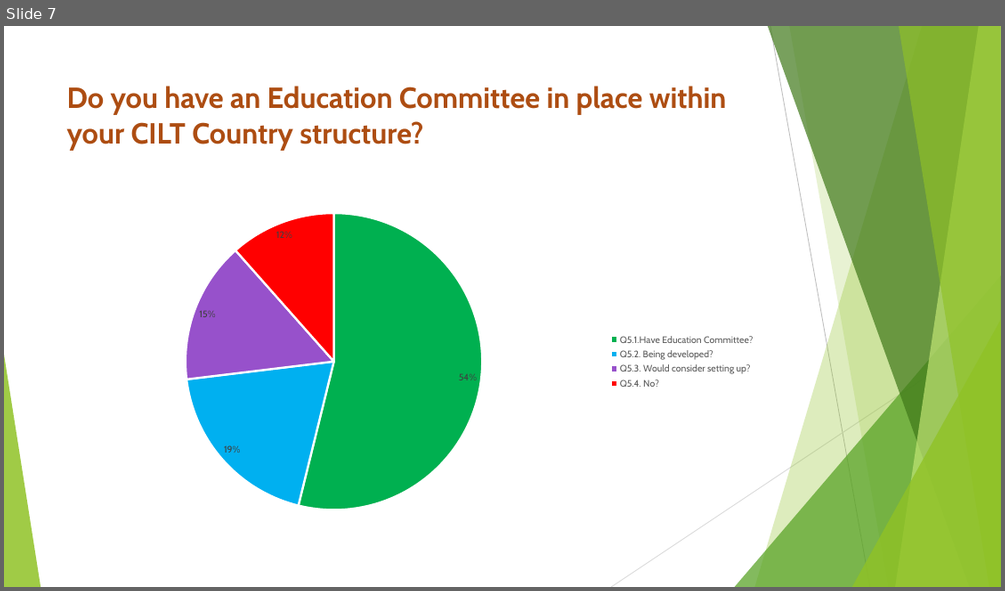
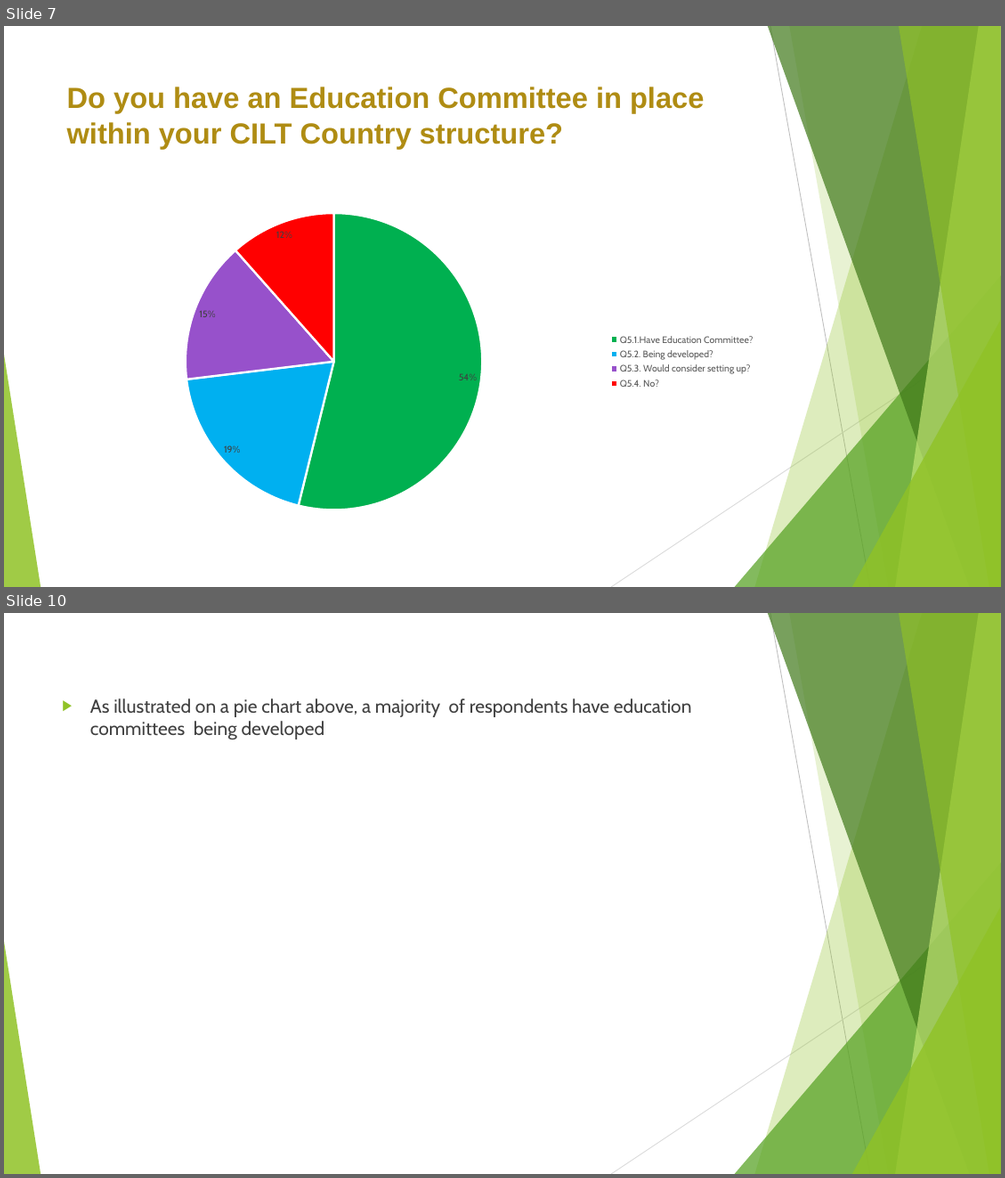
Before and after one commit to Nkululeko353/MyDatasets, a slide deck: The Chartered Institute of Logistics and Transport.pptx. Shown one above the other, each under a label of ours: slide 7 before the commit, slides 7 and 10 after it; the slides between them are not shown. The pictures are 1005x591 and 1005x1178 pixels, drawn with LibreOffice and Linux fonts; fonts in the diff are those of the drawing. Boxes give left, top, right and bottom in pixels: in the first picture for what was removed or moved away, otherwise in the second. Text is boxed around its words. In the diff, an @@ line names an element or a change of style, - is before the commit and + after.

```diff
--- a/The Chartered Institute of Logistics and Transport.pptx
+++ b/The Chartered Institute of Logistics and Transport.pptx
@@ slide 10 added at (4,613,1001,1174), background #FFFFFF; not listed: 10 template elements that a slide beside it also shows @@
@@ text added at (90,698,692,740), 18 pt, text #404040 @@
+▶ As illustrated on a pie chart above, a majority of respondents have education committees being developed
@@ slide 7 changed as well @@
@@ title "Do you have an Education ..." at (67,87,704,149): font Cabin to Arial, text colour #AD4C12 to #AF8C14 @@
```
Also in this commit, not shown: 7 other slides changed, 1 other slide added, 1 other file.
